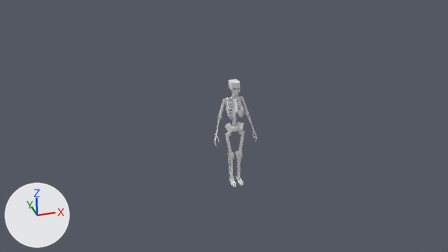
An edit to the Blender file gooey/skeleton.blend, drawn before and after from the same camera.
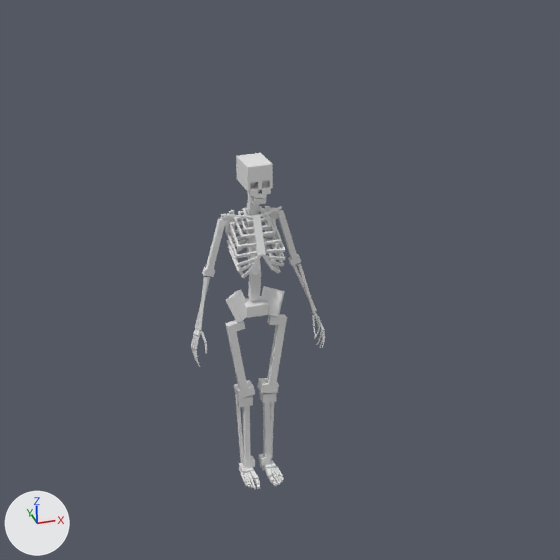
Each version appears first from the file's camera 'Camera', and next in a close-up on the part from 34% to 74% of the width and 12% to 83% of the height. Every picture has the same lights, and +X, +Y and +Z are marked at lower left. Both versions are drawn at the pose saved in each file; the numbers are the values there.
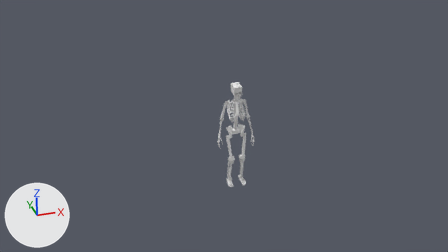
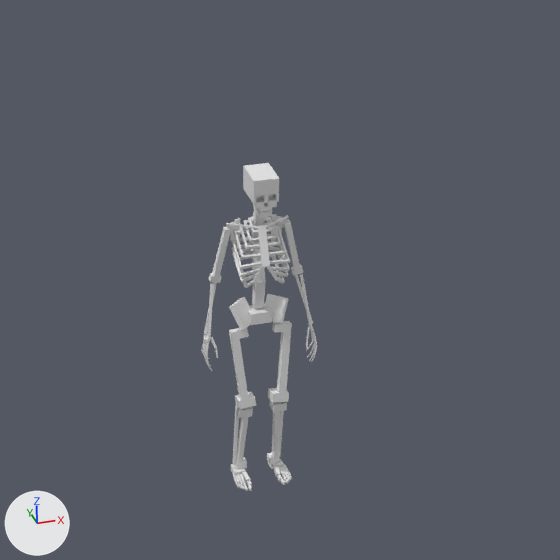
Changed parts and their boxes (x1, y1, x2, y2) in the close-ups (560 x 560 px):
'Cube.005', posed (13% narrower)
    before: (191, 153, 325, 489)
    after: (201, 163, 317, 491)

Patch to the scene script:
```diff
--- a/gooey/skeleton.blend.py
+++ b/gooey/skeleton.blend.py
@@ bone_hand_ik_r @@
 bone_hand_ik_r = bpy.data.objects['rig'].pose.bones['hand.ik.R']  # child of 'root'
-bone_hand_ik_r.location = (0.0, 0.0, 0.0)
-bone_hand_ik_r.rotation_quaternion = (1.0, 0.0, 0.0, 0.0)  # degrees (0, 0, 0)
+bone_hand_ik_r.location = (0.05, 0.0, 0.0)
+bone_hand_ik_r.rotation_quaternion = (0.997, 0.075, 0.011, 0.002)  # degrees (9, 1, 0)
@@ bone_hand_ik_l @@
 bone_hand_ik_l = bpy.data.objects['rig'].pose.bones['hand.ik.L']  # child of 'root'
-bone_hand_ik_l.location = (0.0, 0.0, 0.0)
-bone_hand_ik_l.rotation_quaternion = (1.0, 0.0, 0.0, 0.0)  # degrees (0, 0, 0)
+bone_hand_ik_l.location = (-0.05, 0.0, 0.0)
+bone_hand_ik_l.rotation_quaternion = (0.996, 0.094, 0.001, 0.011)  # degrees (11, 0, 1)
@@ bone_foot_ik_r @@
 bone_foot_ik_r = bpy.data.objects['rig'].pose.bones['foot.ik.R']  # child of 'root'
-bone_foot_ik_r.location = (0.0, 0.0, 0.0)
+bone_foot_ik_r.location = (-0.05, 0.0, 0.0)
@@ bone_foot_ik_l @@
 bone_foot_ik_l = bpy.data.objects['rig'].pose.bones['foot.ik.L']  # child of 'root'
-bone_foot_ik_l.location = (0.0, 0.0, 0.0)
+bone_foot_ik_l.location = (0.05, 0.0, 0.0)
@@ bone_torso @@
 bone_torso = bpy.data.objects['rig'].pose.bones['torso']  # child of 'root'
-bone_torso.location = (0.0, 0.0, 0.0)
+bone_torso.location = (0.0, -0.07, -0.012)
@@ bone_chest @@
 bone_chest = bpy.data.objects['rig'].pose.bones['chest']  # child of 'torso'
-bone_chest.rotation_quaternion = (1.0, 0.0, 0.0, 0.0)  # degrees (0, 0, 0)
+bone_chest.rotation_quaternion = (0.999, 0.048, -0.018, 0.002)  # degrees (6, -2, 0)
```
